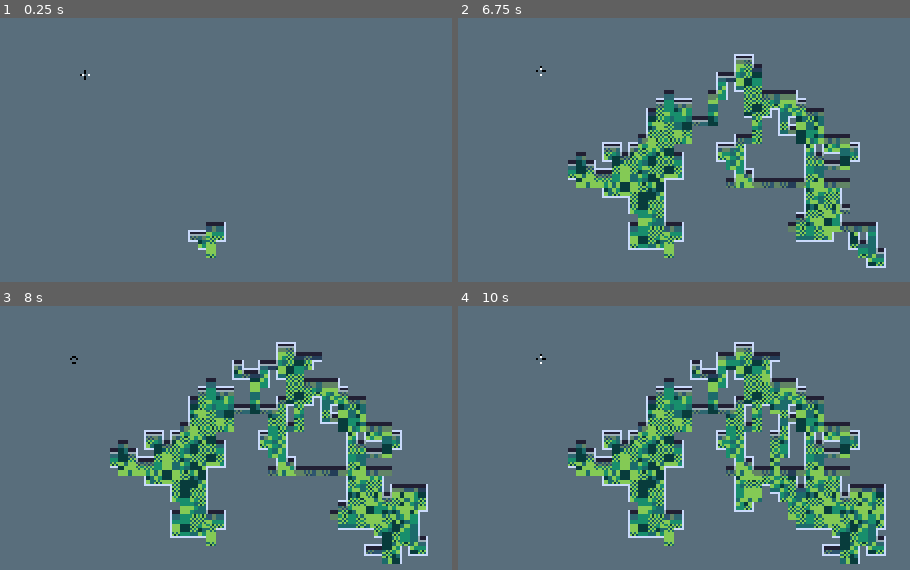
Above: before the commit, frames 1-4 (two rows, left to right).
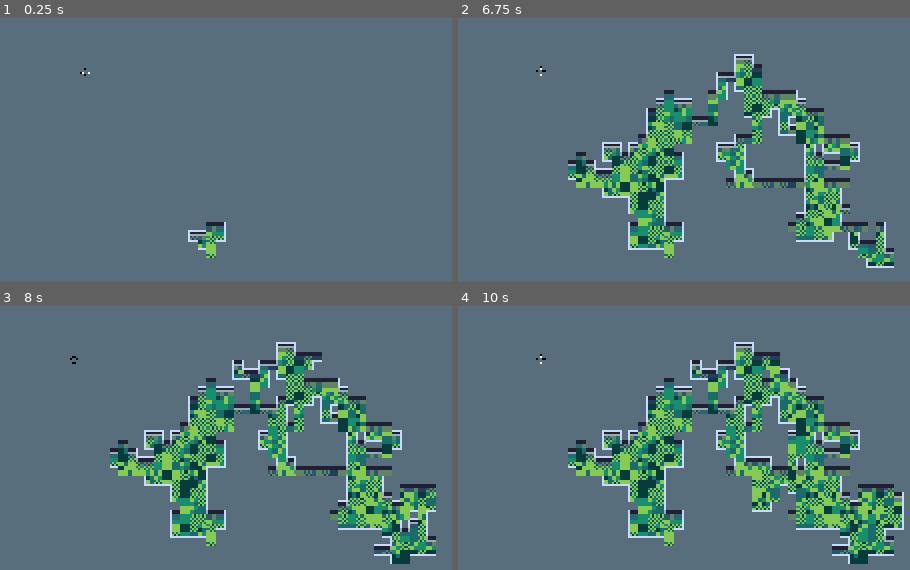
Above: after the commit, the same moments.

Repository: j-katze/NuclearClone
Game: Godot game, scene res://world/World.tscn
Two runs of this game, one before a commit and one after it. Both use one fixed random seed, a clock stepped at 60 frames per second and the inputs below.
Inputs (mouse positions are in pixels of both pictures, inside the frame that each line leads up to):
- Up to frame 1 (0.25 s): no input
- Up to frame 2 (6.75 s): tap Enter at 0.5 s; move the mouse to (801, 197) at 0.52 s; press the mouse at (801, 197) at 0.53 s; hold D (move_right) 0.53-1.28 s; move the mouse to (530, 245) at 1.27 s; release the mouse at (530, 245) at 1.28 s; hold S (move_down) 1.28-2.03 s; click (530, 245) at 1.35 s; move the mouse to (724, 115) at 2.02 s; press the mouse at (724, 115) at 2.03 s; hold D (move_right) 2.03-2.78 s; move the mouse to (outside the picture) at 2.77 s; release the mouse at (outside the picture) at 2.78 s; hold W (move_up) 2.78-3.53 s; click (outside the picture) at 2.85 s; move the mouse to (outside the picture) at 3.52 s; press the mouse at (outside the picture) at 3.53 s; hold A (move_left) 3.53-5.03 s; move the mouse to (467, 150) at 4.27 s; release the mouse at (467, 150) at 4.28 s; click (467, 150) at 4.35 s; move the mouse to (693, 221) at 5.02 s; press the mouse at (693, 221) at 5.03 s; hold S (move_down) 5.03-5.78 s; move the mouse to (561, 102) at 5.77 s; release the mouse at (561, 102) at 5.78 s; hold D (move_right) 5.78-6.53 s; click (561, 102) at 5.85 s; move the mouse to (801, 197) at 6.52 s; press the mouse at (801, 197) at 6.53 s; hold W (move_up) from 6.53 s (still down)
- Up to frame 3 (8 s): move the mouse to (72, 533) at 7.27 s; release W (move_up) at 7.28 s; release the mouse at (72, 533) at 7.28 s; hold D (move_right) from 7.28 s (still down); click (72, 533) at 7.35 s
- Up to frame 4 (10 s): tap Space at 8 s; move the mouse to (724, 403) at 8.02 s; release D (move_right) at 8.03 s; press the mouse at (724, 403) at 8.03 s; hold S (move_down) 8.03-8.78 s; tap Enter at 8.75 s; move the mouse to (outside the picture) at 8.77 s; release the mouse at (outside the picture) at 8.78 s; hold A (move_left) 8.78-9.53 s; click (outside the picture) at 8.85 s; move the mouse to (outside the picture) at 9.52 s; press the mouse at (outside the picture) at 9.53 s; hold W (move_up) from 9.53 s (still down)

The runs differ from the first frame. In frame 1, less than 0.1% of the frame differs, in the area x 17-20%, y 18-24%; in frame 2, 0.6%; in frame 3, 1.6%; in frame 4, 5.4%, in the area x 57-99%, y 17-98%.

Commit message:
Renamed Ground.gd to ProcGen.gd for a more descriptive name

Diff:
--- a/world/Ground.gd
+++ b/world/ProcGen.gd
@@ -45,8 +45,8 @@
 					walk.pos += Vector2(-1, 0)
 				3:
 					walk.pos += Vector2(0, -1)
-			walk.pos.x = clamp(walk.pos.x, 1, map_size.x - 2)
-			walk.pos.y = clamp(walk.pos.y, 1, map_size.y - 2)
+			walk.pos.x = clamp(walk.pos.x, 0, map_size.x)
+			walk.pos.y = clamp(walk.pos.y, 0, map_size.y)
 			var cells = []
 			cells.append(Vector2i(walk.pos.x, walk.pos.y))
 			set_cells_terrain_path(1, cells, 0, -1, false)
@@ -69,5 +69,4 @@
 			var current_cell = get_cell_atlas_coords(1, Vector2i(x, y))
 			if current_cell == Vector2i(-1, -1):
 				floor_count += 1
-	print(floor_count)
 	return floor_count
--- a/world/World.tscn
+++ b/world/World.tscn
@@ -3,7 +3,7 @@
 [ext_resource type="Script" path="res://world/World.gd" id="1_nvf3s"]
 [ext_resource type="Texture2D" uid="uid://c5ul034dhk72k" path="res://world/test_tiles.png" id="2_kfyvu"]
 [ext_resource type="PackedScene" uid="uid://dijp1h1ucx30s" path="res://player/Player.tscn" id="2_ts0b4"]
-[ext_resource type="Script" path="res://world/Ground.gd" id="3_7wjkh"]
+[ext_resource type="Script" path="res://world/ProcGen.gd" id="3_7wjkh"]
 [ext_resource type="PackedScene" uid="uid://ckhly0o25kt6s" path="res://global/Cursor.tscn" id="3_8164v"]
 [ext_resource type="Texture2D" uid="uid://12n58k83pr3h" path="res://world/testfloor.png" id="4_b7ype"]
 [ext_resource type="Script" path="res://world/Camera.gd" id="5_pbq7w"]
@@ -1044,8 +1044,8 @@
 5:10/0/physics_layer_0/angular_velocity = 0.0
 
 [sub_resource type="TileSet" id="TileSet_3kf4d"]
-physics_layer_0/collision_layer = 0
-physics_layer_0/collision_mask = 0
+physics_layer_0/collision_layer = 3
+physics_layer_0/collision_mask = 3
 terrain_set_0/mode = 0
 terrain_set_0/terrain_0/name = "WallSide"
 terrain_set_0/terrain_0/color = Color(0, 0.537255, 0.811765, 1)
